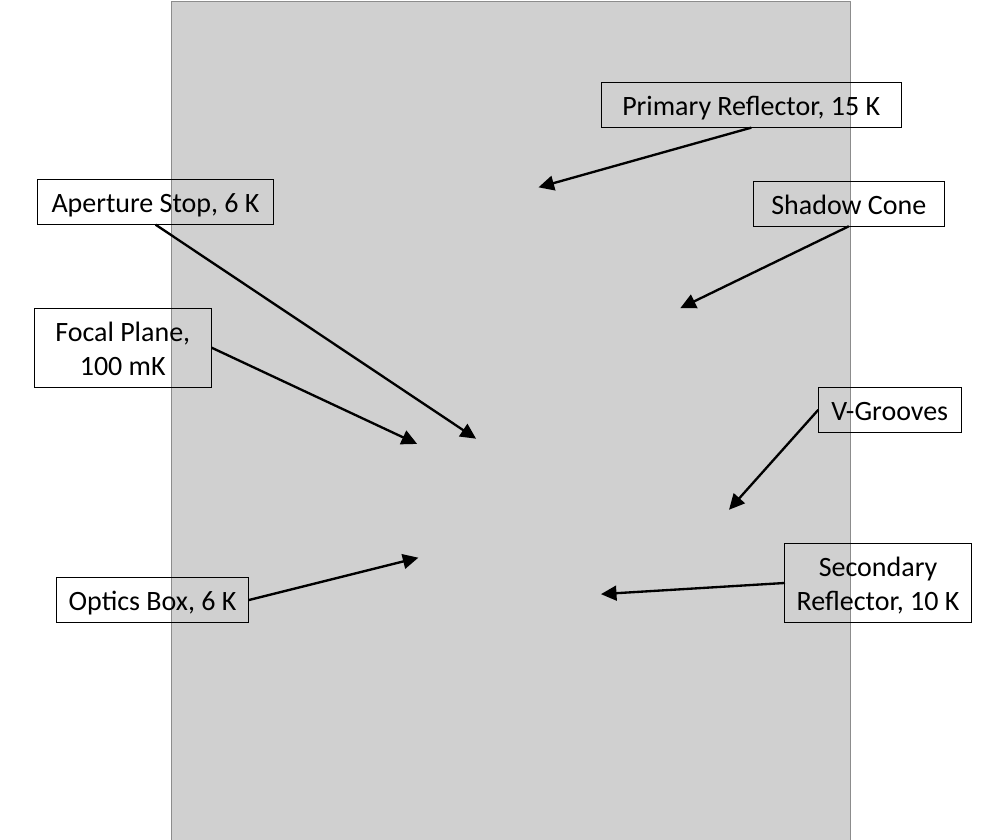
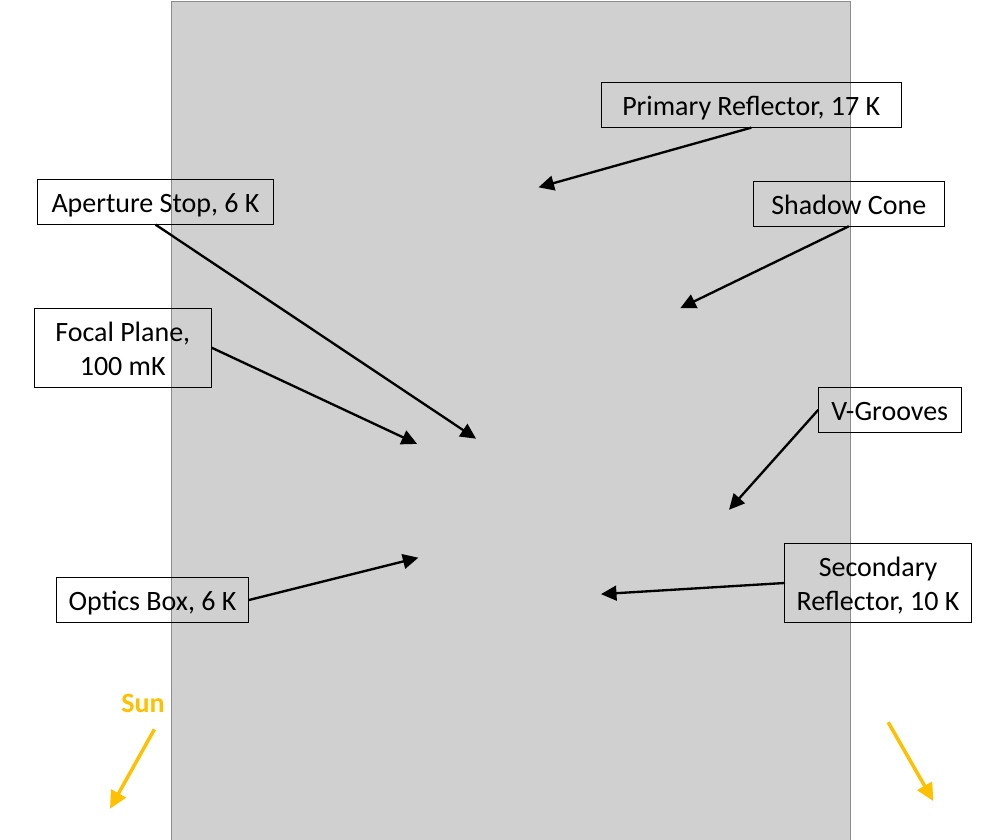
Before and after one commit to CMB-Probe/SPIE_optics_paper, a slide deck: slide 2 of editing_images/PICO_CAD_annotated.pptx. Drawn at 1008x840 pixels with LibreOffice and Linux fonts; fonts in the diff are those of the drawing; grey boxes stand for pictures. Boxes give left, top, right and bottom in pixels: in the first picture for what was removed or moved away, otherwise in the second. Text is boxed around its words. In the diff, an @@ line names an element or a change of style, - is before the commit and + after.

```diff
--- a/editing_images/PICO_CAD_annotated.pptx
+++ b/editing_images/PICO_CAD_annotated.pptx
@@ text in rectangle at (622, 92, 881, 122): text changed @@
-Primary Reflector, 15 K
+Primary Reflector, 17 K
@@ text added at (121, 693, 164, 713), 18 pt, text #FFC000, bold @@
+Sun
@@ arrow added from (155, 729) to (110, 809), #FFC000 2.25 pt @@
@@ arrow added from (888, 722) to (933, 801), #FFC000 2.25 pt @@
```
Also in this commit, not shown: 9 other files.
